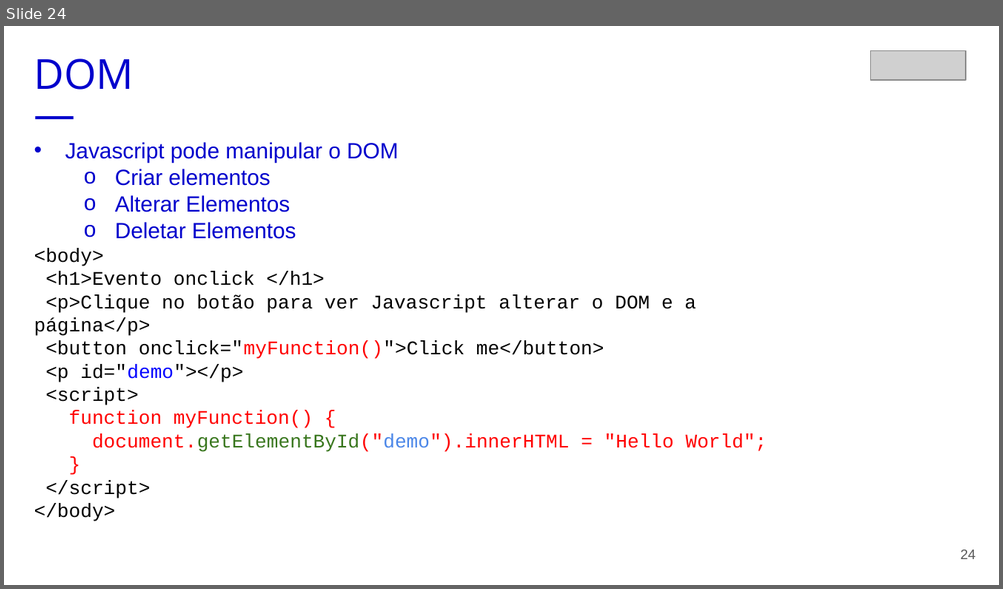
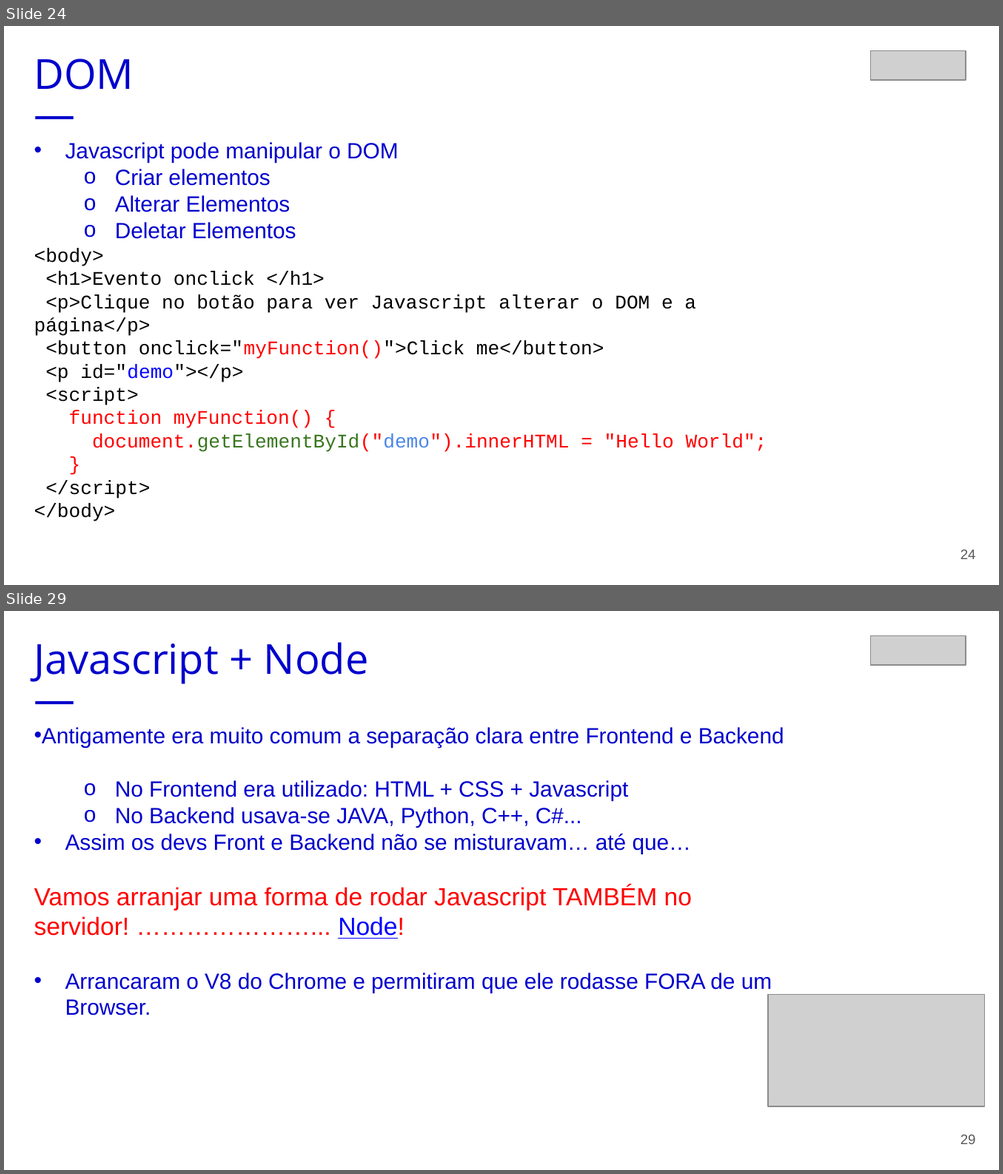
Before and after one commit to ferfox1981/embarque-digital-serpro, a slide deck: aula2/embarque-digital-serpro-aula2.pptx. Shown one above the other, each under a label of ours: slide 24 before the commit, slides 24 and 29 after it; the slides between them are not shown. The pictures are 1003x589 and 1003x1174 pixels, drawn with LibreOffice and Linux fonts; fonts in the diff are those of the drawing; grey boxes stand for pictures. Boxes give left, top, right and bottom in pixels: in the first picture for what was removed or moved away, otherwise in the second. Text is boxed around its words. In the diff, an @@ line names an element or a change of style, - is before the commit and + after.

```diff
--- a/aula2/embarque-digital-serpro-aula2.pptx
+++ b/aula2/embarque-digital-serpro-aula2.pptx
@@ slide 29 added at (4, 611, 999, 1170), background #FFFFFF @@
@@ text added at (34, 642, 369, 684), 30 pt, text #0000CC @@
+Javascript + Node
+—
@@ picture added at (871, 636, 966, 665) @@
@@ text added at (34, 727, 784, 1016), 16 pt, text #0000CC @@
+• Antigamente era muito comum a separação clara entre Frontend e Backend
+  o No Frontend era utilizado: HTML + CSS + Javascript
+  o No Backend usava-se JAVA, Python, C++, C#...
+• Assim os devs Front e Backend não se misturavam… até que…
+Vamos arranjar uma forma de rodar Javascript TAMBÉM no
+servidor! …………………... Node!
+• Arrancaram o V8 do Chrome e permitiram que ele rodasse FORA de um Browser.
@@ picture added at (768, 995, 984, 1108) @@
@@ page number added at (960, 1135, 976, 1145), 10 pt, text #595959 @@
+29
```
Also in this commit, not shown: 8 slides changed, 3 other slides added, 3 other files.
